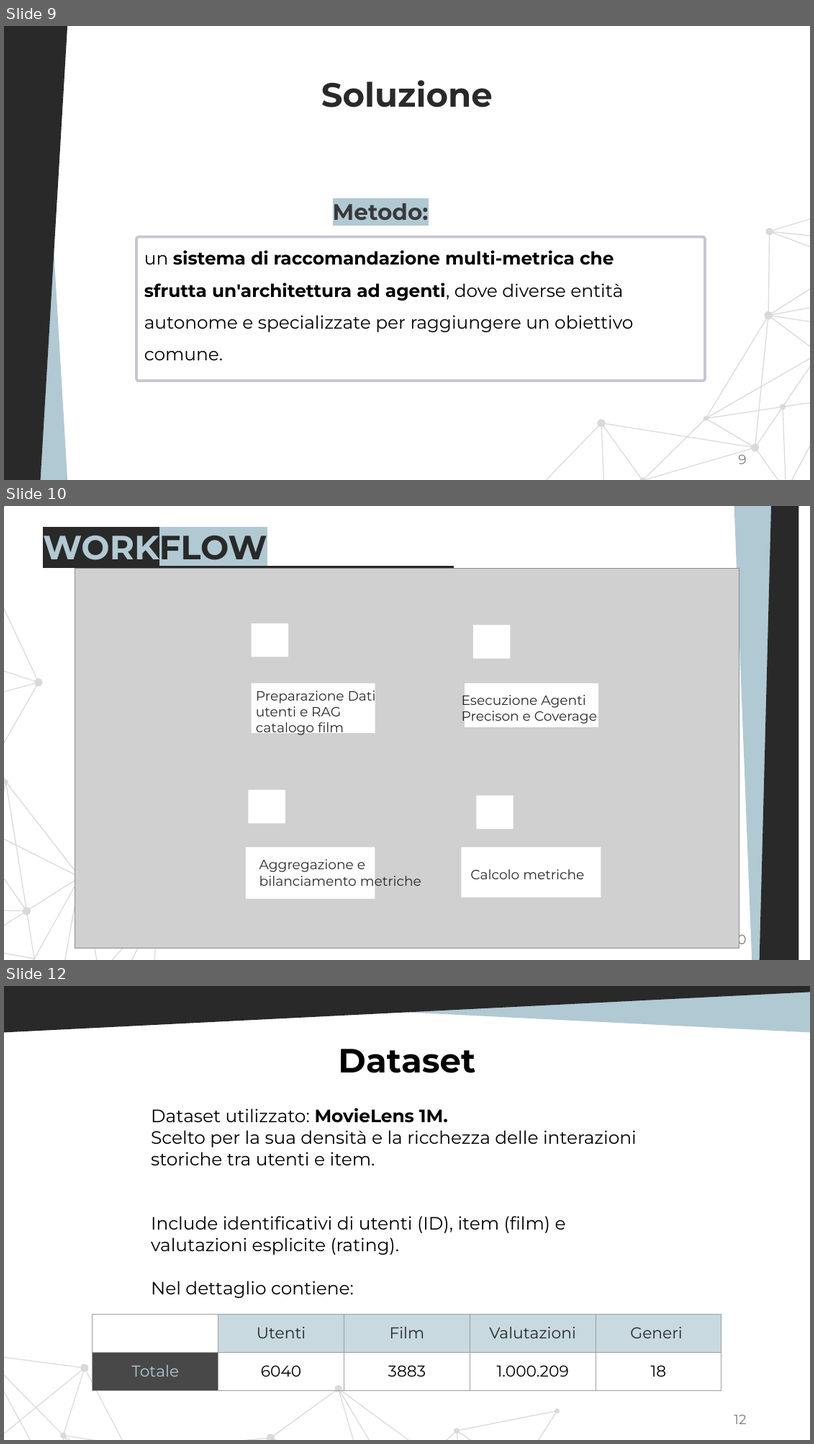
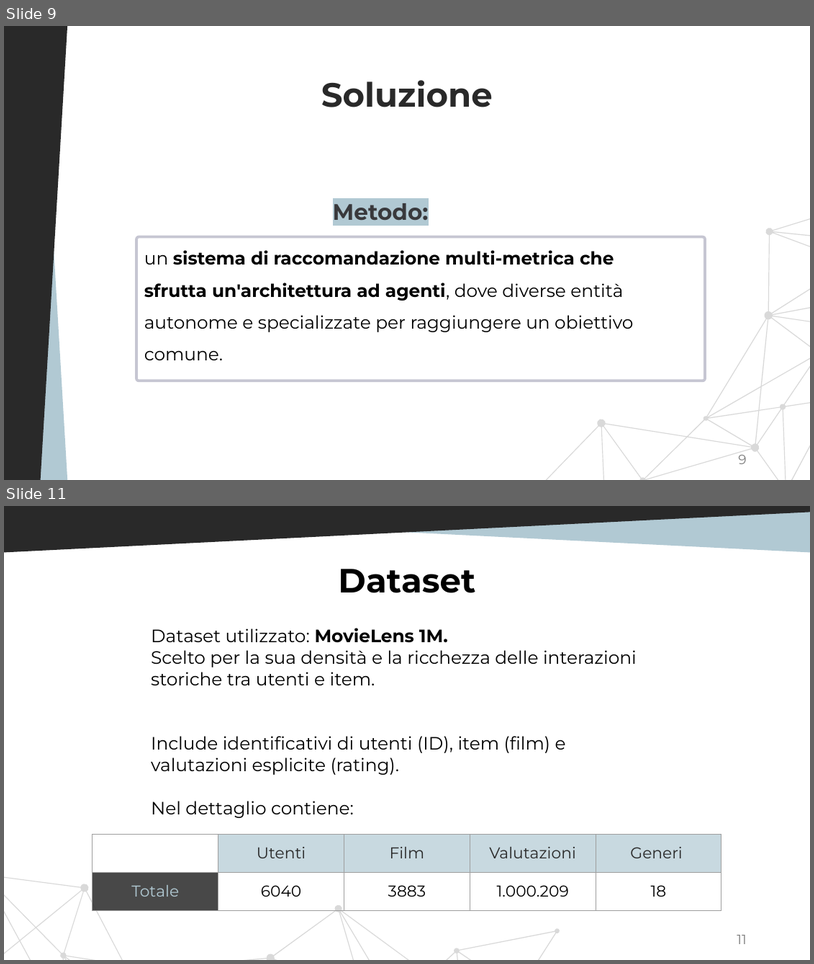
Before and after one commit to Hellvisback365/LLM, a slide deck: Presentazione Vito Piccolini.pptx. Shown one above the other, each under a label of ours: slides 9, 10 and 12 before the commit, slides 9 and 11 after it; the slides between them are not shown. The pictures are 814x1444 and 814x964 pixels, drawn with LibreOffice and Linux fonts; fonts in the diff are those of the drawing; grey boxes stand for pictures. Boxes give left, top, right and bottom in pixels: in the first picture for what was removed or moved away, otherwise in the second. Text is boxed around its words. In the diff, an @@ line names an element or a change of style, - is before the commit and + after.

```diff
--- a/Presentazione Vito Piccolini.pptx
+++ b/Presentazione Vito Piccolini.pptx
@@ slide 10 removed at box(4, 506, 810, 960), background #FFFFFF @@
@@ freeform shape removed at box(4, 506, 260, 960) @@
@@ title removed at box(43, 526, 267, 566) @@
-WORKFLOW
@@ freeform shape removed at box(712, 507, 810, 960) @@
@@ freeform shape removed at box(745, 506, 810, 959) @@
@@ line removed from (49, 567) to (454, 567) @@
@@ picture removed at box(75, 568, 739, 948) @@
@@ rectangle removed at box(252, 623, 288, 656) @@
@@ rectangle removed at box(473, 625, 510, 659) @@
@@ rectangle removed at box(252, 683, 375, 734) @@
@@ text removed at box(256, 687, 376, 736) @@
-Preparazione Dati utenti e RAG catalogo film
@@ text removed at box(462, 692, 597, 725) @@
-Esecuzione Agenti Precison e Coverage
@@ rectangle removed at box(466, 683, 599, 727) @@
@@ rectangle removed at box(248, 790, 286, 824) @@
@@ rectangle removed at box(476, 795, 514, 829) @@
@@ rectangle removed at box(246, 847, 375, 898) @@
@@ rectangle removed at box(461, 847, 601, 897) @@
@@ text removed at box(260, 859, 422, 889) @@
-Aggregazione e bilanciamento metriche
@@ text removed at box(471, 869, 584, 879) @@
-Calcolo metriche
@@ page number removed at box(733, 930, 747, 947) @@
-10
@@ what was slide 12 is now slide 11 @@
@@ page number at box(737, 934, 746, 944): text changed @@
-12
+11
```
Also in this commit, not shown: 2 slides changed.
